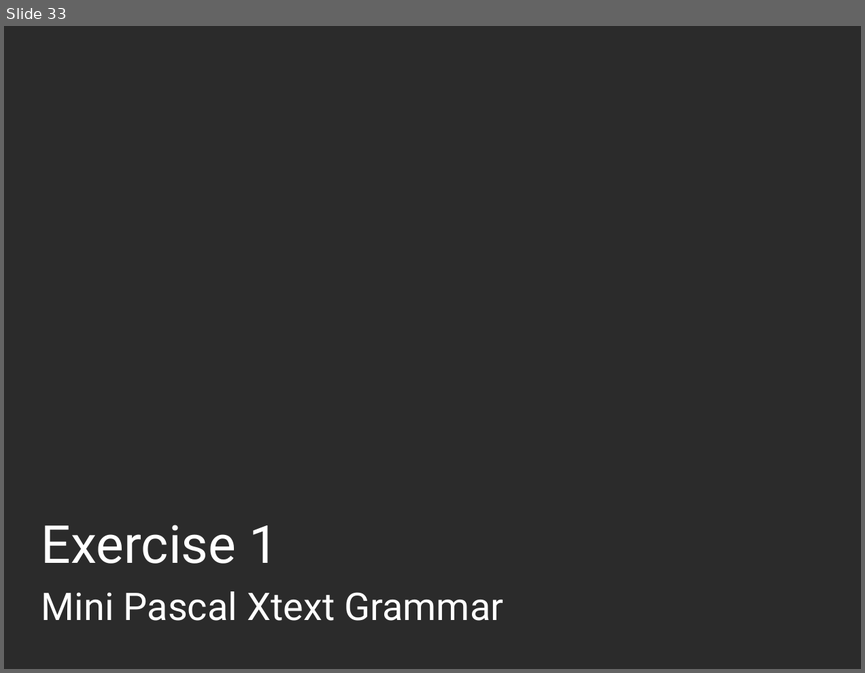
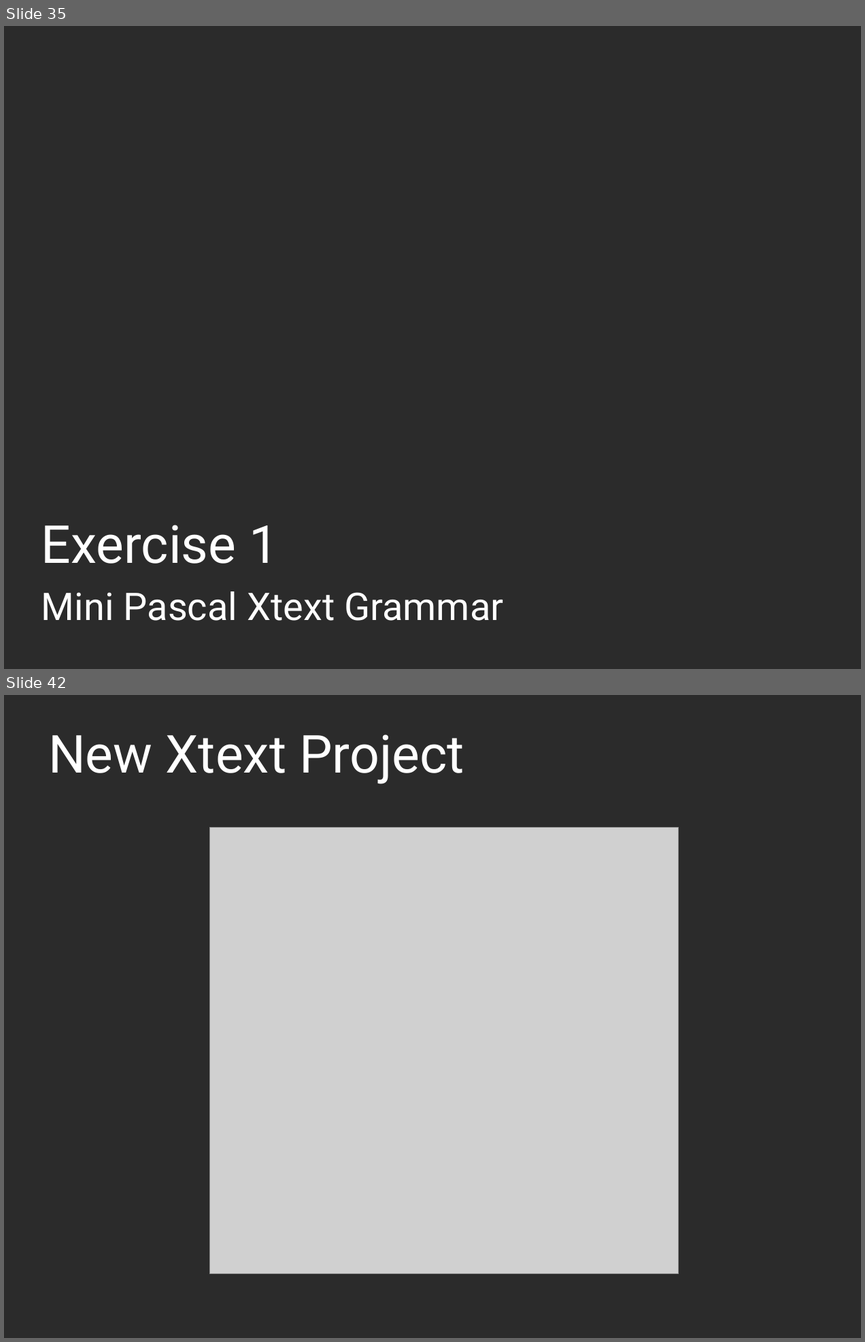
Before and after one commit to thomasfischl/xtext-workshop, a slide deck: xText Workshop.pptx. Shown one above the other, each under a label of ours: slide 33 before the commit, slides 35 and 42 after it; the slides between them are not shown. The pictures are 865x673 and 865x1342 pixels, drawn with LibreOffice and Linux fonts; fonts in the diff are those of the drawing; grey boxes stand for pictures; background and template pictures are left out; a plain dark background stands for a picture behind light text. Boxes give left, top, right and bottom in pixels: in the first picture for what was removed or moved away, otherwise in the second. Text is boxed around its words. In the diff, an @@ line names an element or a change of style, - is before the commit and + after.

```diff
--- a/xText Workshop.pptx
+++ b/xText Workshop.pptx
@@ slide 42 added at bbox=[4, 695, 861, 1338], background picture (left out) @@
@@ title added at bbox=[48, 734, 464, 784], 44 pt, text #FFFFFF @@
+New Xtext Project
@@ picture added at bbox=[209, 828, 679, 1274] @@
@@ what was slide 33 is now slide 35 @@
```
Also in this commit, not shown: 9 slides changed, 13 other slides added.
